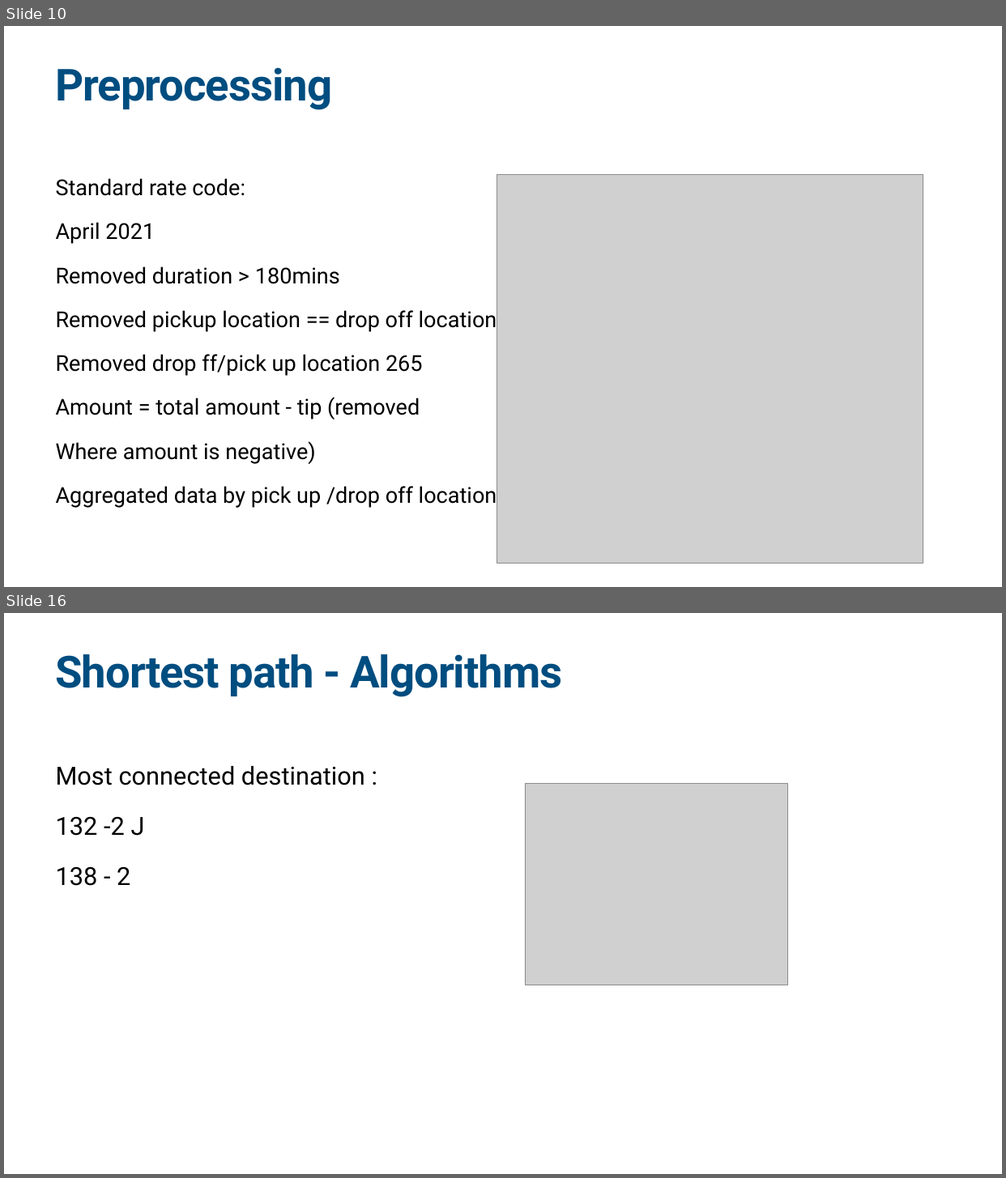
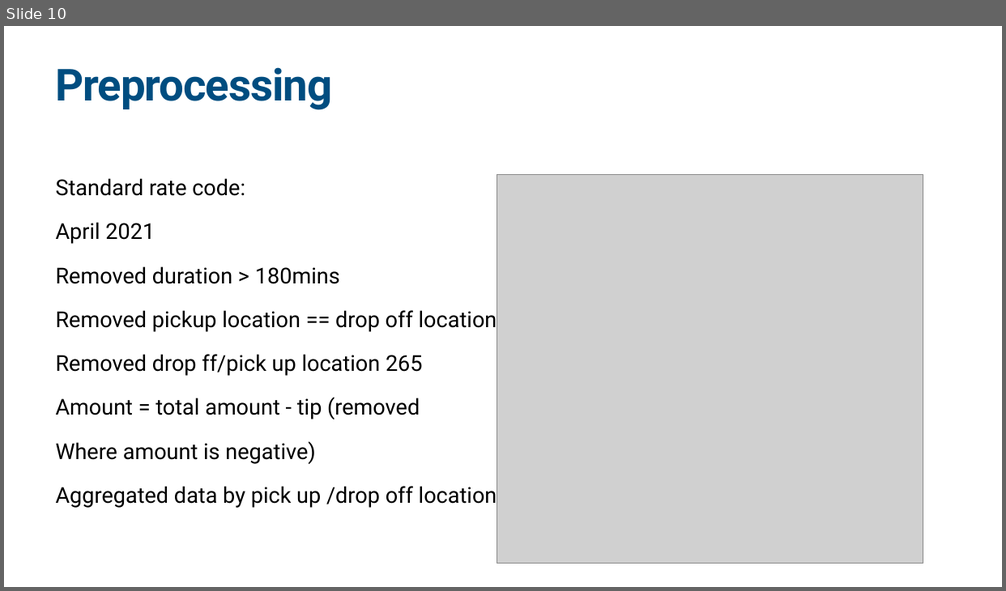
Before and after one commit to sfong8/networkX, a slide deck: Network_shareSession.pptx. Shown one above the other, each under a label of ours: slides 10 and 16 before the commit, slide 10 after it; the slides between them are not shown. The pictures are 1006x1178 and 1006x591 pixels, drawn with LibreOffice and Linux fonts; fonts in the diff are those of the drawing; grey boxes stand for pictures. Boxes give left, top, right and bottom in pixels: in the first picture for what was removed or moved away, otherwise in the second. Text is boxed around its words. In the diff, an @@ line names an element or a change of style, - is before the commit and + after.

```diff
--- a/Network_shareSession.pptx
+++ b/Network_shareSession.pptx
@@ slide 16 removed at (x1=4, y1=613, x2=1002, y2=1174), background #FFFFFF @@
@@ title removed at (x1=56, y1=654, x2=562, y2=697) @@
-Shortest path - Algorithms
@@ text removed at (x1=56, y1=766, x2=365, y2=886) @@
-Most connected destination :
-132 -2 J
-138 - 2
@@ picture removed at (x1=525, y1=784, x2=788, y2=985) @@
```
Also in this commit, not shown: 3 slides changed, 11 slides added, 3 other slides removed, 9 other files.
